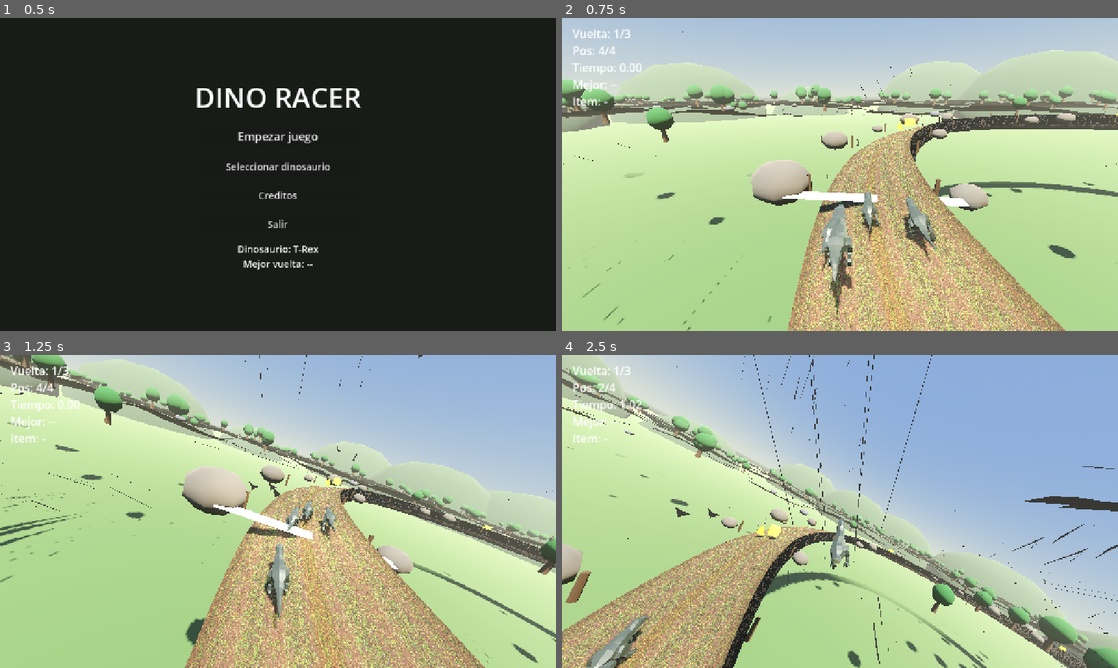
Above: before the commit, frames 1-4 (two rows, left to right).
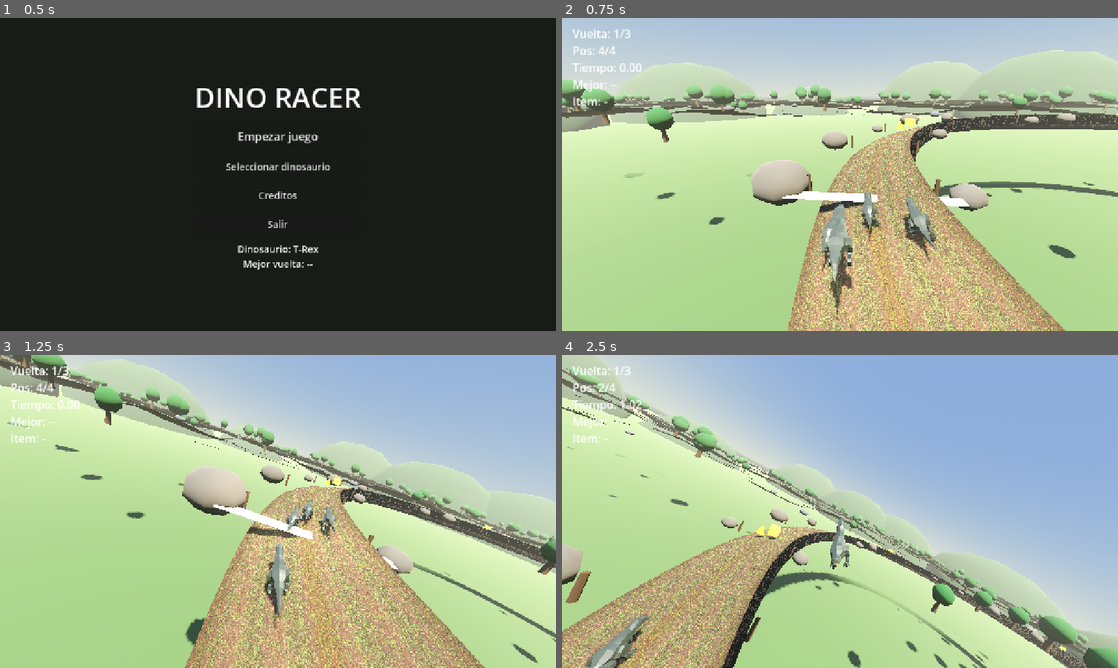
Above: after the commit, the same moments.

Repository: antoniojmonge/dinogame
Game: Godot game, scene res://scenes/menu.tscn
Same seed, same stepped clock (60 frames per second), same inputs: the game is played once before the commit and once after it.
Inputs:
- Up to frame 1 (0.5 s): no input
- Up to frame 2 (0.75 s): click "Empezar juego" at 0.5 s
- Up to frame 3 (1.25 s): no input
- Up to frame 4 (2.5 s): tap Enter at 1.25 s; hold D (move_right) 1.28-2.03 s; tap E (ability) at 1.35 s; tap Space (jump) at 1.52, 2.27 s; hold A (move_left) from 2.03 s (still down); tap Shift (drift) at 2.1 s

Frame 1 is identical in both runs. In frame 2, 0.1% of the frame differs, in the area x 0-100%, y 4-100%; in frame 3, 0.6%; in frame 4, 1.1%, in the area x 11-100%, y 0-100%.

Commit message:
Fase E1: desactiva el outline (causaba fragmentos negros)
- outline_enabled=false por defecto; se puede restaurar poniendolo en true

- validado en juego (vista trasera y lateral) sin artefactos

- capturas antes/despues en test/captures

Diff:
--- a/scripts/dino_base.gd
+++ b/scripts/dino_base.gd
@@ -11,7 +11,10 @@
 @export var jump_velocity := 13.0
 @export var gravity := 32.0
 @export var align_speed := 18.0
-@export var outline_enabled := true
+# El outline (next_pass + grow) genera fragmentos negros inestables en el
+# modelo skinned actual. Desactivado por defecto; poner en `true` para
+# restaurar el efecto original.
+@export var outline_enabled := false
 @export var rim_enabled := true
 
 @export_group("Derrape / Turbo")
Not shown, added: test/captures/01_base.png.import
Not shown, added: test/captures/02_lineas_negras.png.import
Not shown, added: test/captures/03_sin_outline_limpio.png.import
Binary file added: test/captures/e1_antes_outline.png
Binary file added: test/captures/e1_despues_behind.png
Binary file added: test/captures/e1_despues_side.png
Binary file added: test/captures/e1_grow_pequeno_peor.png
